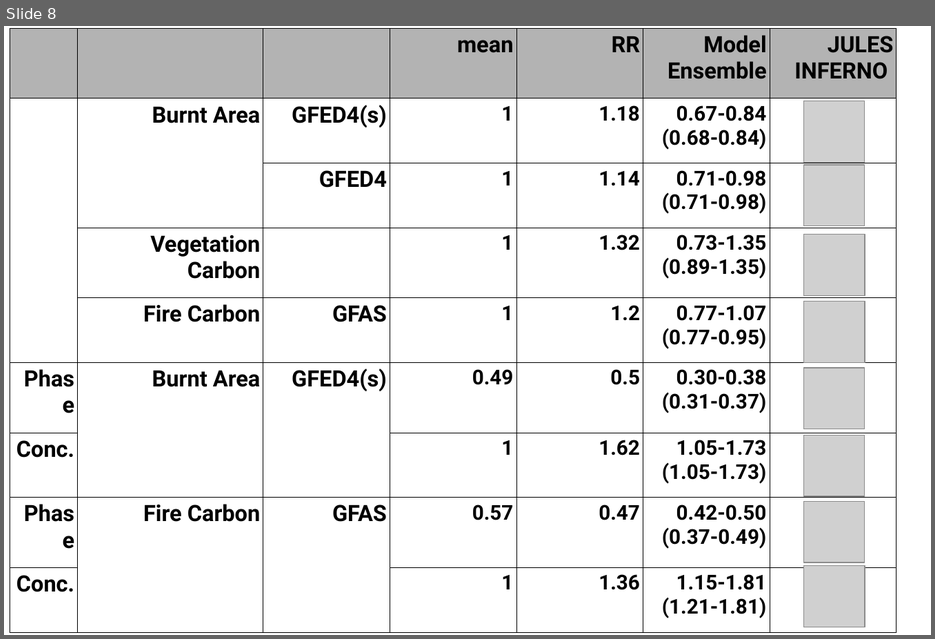
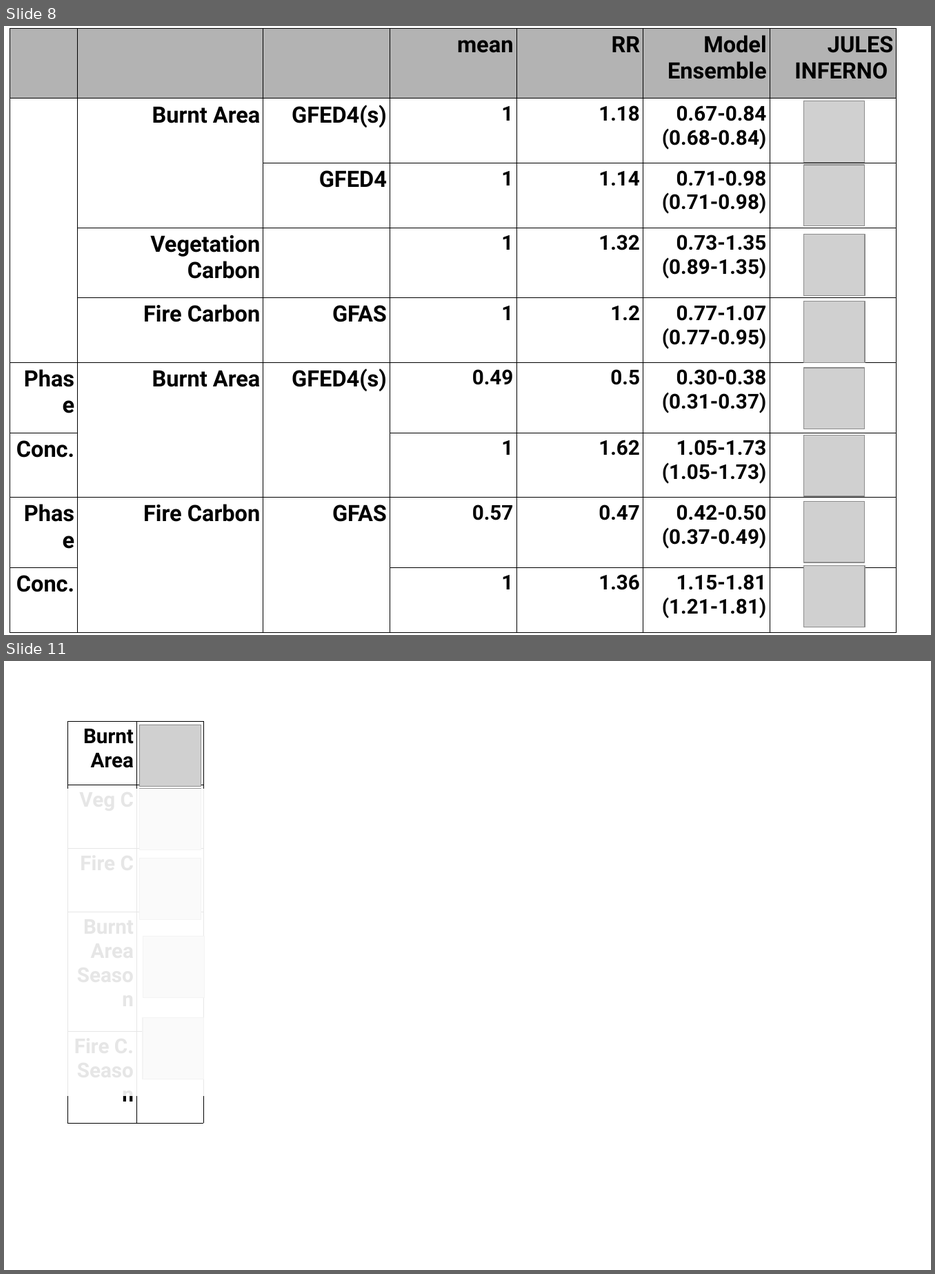
Before and after one commit to douglask3/fireMIPbenchmarking, a slide deck: docs/jules_pres/images/modelScores/pp.odp. Shown one above the other, each under a label of ours: slide 8 before the commit, slides 8 and 11 after it; the slides between them are not shown. The pictures are 935x639 and 935x1274 pixels, drawn with LibreOffice and Linux fonts; fonts in the diff are those of the drawing; grey boxes stand for pictures. Boxes give left, top, right and bottom in pixels: in the first picture for what was removed or moved away, otherwise in the second. Text is boxed around its words. In the diff, an @@ line names an element or a change of style, - is before the commit and + after.

```diff
--- a/docs/jules_pres/images/modelScores/pp.odp
+++ b/docs/jules_pres/images/modelScores/pp.odp
@@ slide 11 added at (x1=4, y1=661, x2=931, y2=1270), background #FFFFFF @@
@@ table added at (x1=68, y1=720, x2=204, y2=1082), 5 rows, 2 columns @@
+Burnt Area | 
+Veg C | 
+Fire C | 
+Burnt Area / Season | 
+Fire C. / Season | 
@@ picture added at (x1=139, y1=725, x2=201, y2=786) @@
@@ rectangle added at (x1=62, y1=789, x2=213, y2=1095), fill #FFFFFF at 90% opacity @@
@@ picture added at (x1=139, y1=789, x2=201, y2=849) @@
@@ picture added at (x1=139, y1=858, x2=201, y2=919) @@
@@ picture added at (x1=143, y1=936, x2=204, y2=996) @@
@@ picture added at (x1=143, y1=1017, x2=203, y2=1078) @@
```
Also in this commit, not shown: 6 other slides added, 15 other files.
